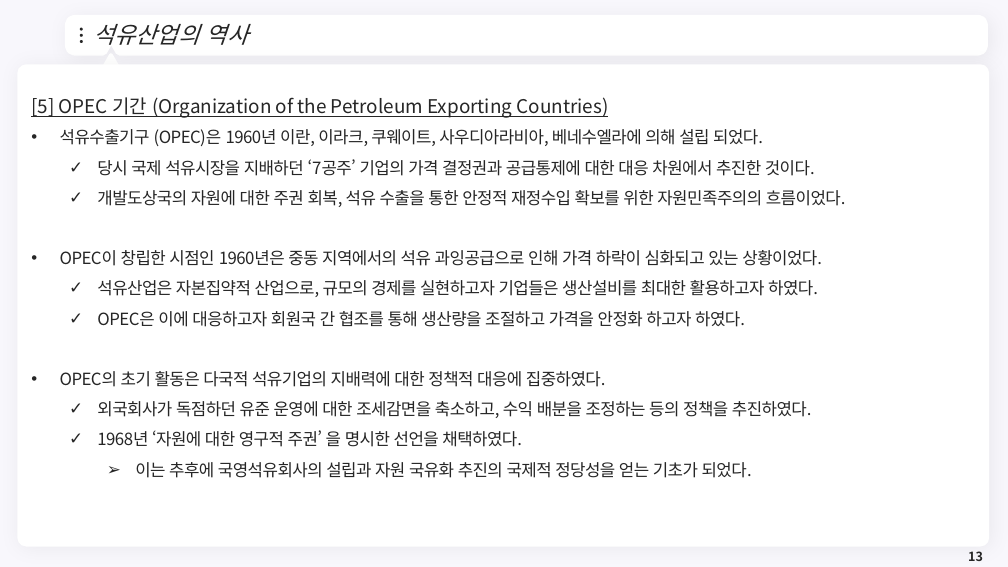
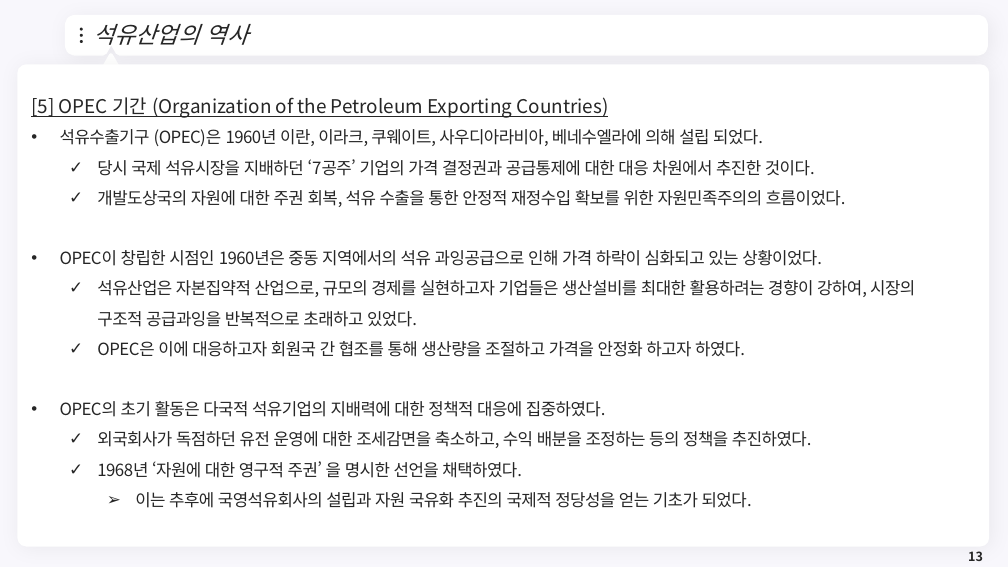
Before and after one commit to meandthey/Teaching, a slide deck: slide 13 of 에너지경제학/자원에너지경제학_Chapter_3 (석유).pptx. Drawn at 1008x567 pixels with LibreOffice and Linux fonts; fonts in the diff are those of the drawing; background and template pictures are left out. Boxes give left, top, right and bottom in pixels: in the first picture for what was removed or moved away, otherwise in the second. Text is boxed around its words. In the diff, an @@ line names an element or a change of style, - is before the commit and + after.

```diff
--- a/에너지경제학/자원에너지경제학_Chapter_3 (석유).pptx
+++ b/에너지경제학/자원에너지경제학_Chapter_3 (석유).pptx
@@ text at bbox=[97, 280, 915, 327]: text changed @@
-  ✓ 석유산업은 자본집약적 산업으로, 규모의 경제를 실현하고자 기업들은 생산설비를 최대한 활용하고자 하였다.
+  ✓ 석유산업은 자본집약적 산업으로, 규모의 경제를 실현하고자 기업들은 생산설비를 최대한 활용하려는 경향이 강하여, 시장의 구조적 공급과잉을 반복적으로 초래하고 있었다.
@@ text at bbox=[97, 431, 812, 448]: text changed @@
-  ✓ 외국회사가 독점하던 유준 운영에 대한 조세감면을 축소하고, 수익 배분을 조정하는 등의 정책을 추진하였다.
+  ✓ 외국회사가 독점하던 유전 운영에 대한 조세감면을 축소하고, 수익 배분을 조정하는 등의 정책을 추진하였다.
```
Also in this commit, not shown: 7 other slides changed, 14 other files.
